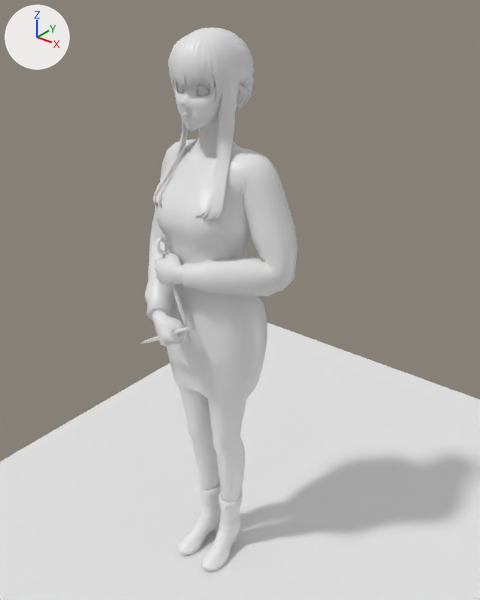
A saved change to the FBX model Julia-Launcher/Model/sketch2.fbx.
One viewpoint serves both versions: a camera (50 mm lens) standing at (1.189, -1.36, 1.847) and looking at (0.054, 0.059, 0.968). The axes (+X, +Y, +Z) are drawn at upper left. The lights are the same throughout. Both versions are drawn at the pose saved in each file; the numbers are the values there.

The first picture shows 'Body', 'Hair', 'Knfie1', 'Knife2', 'Leg', 'Plane.001'.
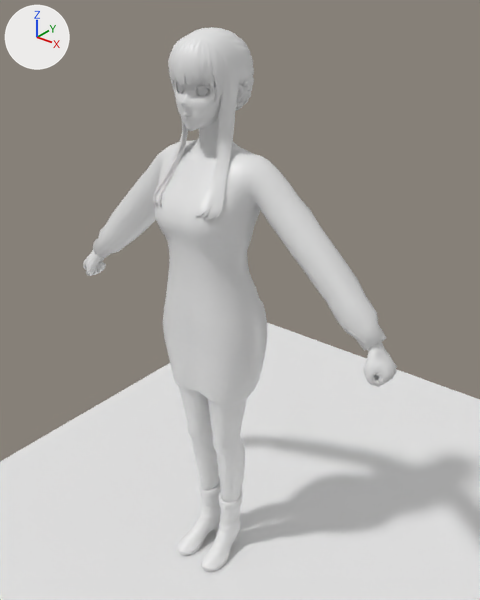
The change in detail:
Bone 'Arm.L' (bone_arm_l) turns from (3, 22, -26) to (0, -17, -1) degrees about its own x, y and z.
Bone 'Elbow.L' (bone_elbow_l) turns from (32, 15, -32) to (0, 0, 0) degrees about its own x, y and z.
Bone 'ND.LowerArm.L' (bone_nd_lowerarm_l) turns from (36, 10, -29) to (0, 0, 0) degrees about its own x, y and z.
Bone 'Hand.L' (bone_hand_l) turns from (-12, 16, -35) to (0, 17, -1) degrees about its own x, y and z.
Bone 'LowerArm2.L' (bone_lowerarm2_l) turns from (0, 20, 0) to (0, 0, 0) degrees about its own x, y and z.
Bone 'LowerArm3.L' (bone_lowerarm3_l) turns from (0, 25, 0) to (0, 0, 0) degrees about its own x, y and z.
Bone 'Arm.R' (bone_arm_r) turns from (8, -20, 32) to (-1, 41, 3) degrees about its own x, y and z.
Bone 'Elbow.R' (bone_elbow_r) turns from (20, -7, 21) to (0, 0, 0) degrees about its own x, y and z.
Bone 'ND.LowerArm.R' (bone_nd_lowerarm_r) turns from (22, -4, 18) to (0, 0, 0) degrees about its own x, y and z.
Bone 'Hand.R' (bone_hand_r) turns from (-22, -36, 31) to (-2, -41, 4) degrees about its own x, y and z.
Bone 'LowerArm2.R' (bone_lowerarm2_r) turns from (0, -33, 0) to (0, 0, 0) degrees about its own x, y and z.
Bone 'LowerArm3.R' (bone_lowerarm3_r) turns from (0, -41, 0) to (0, 0, 0) degrees about its own x, y and z.

Where the change shows, as pixel boxes (x1, y1, x2, y2) in the pictures (480 x 600 px):
'Body', posed (103% wider): before (144, 77, 298, 403); after (83, 77, 397, 403)
'Knfie1', no longer drawn: before (156, 237, 191, 345)
'Knife2', no longer drawn: before (139, 327, 192, 344)
bone 'Arm.L', root to tip: before (257, 171) to (283, 266); after (257, 171) to (318, 250)
bone 'Elbow.L', root to tip: before (283, 266) to (273, 275); after (318, 250) to (324, 263)
bone 'ND.LowerArm.L', root to tip: before (273, 275) to (227, 275); after (324, 263) to (349, 305)
bone 'Hand.L', root to tip: before (180, 275) to (160, 270); after (375, 347) to (389, 370)
bone 'LowerArm2.L', root to tip: before (242, 275) to (211, 275); after (340, 291) to (358, 319)
bone 'LowerArm3.L', root to tip: before (211, 275) to (180, 275); after (358, 319) to (375, 347)
bone 'Arm.R', root to tip: before (182, 155) to (166, 237); after (182, 155) to (144, 205)
bone 'Elbow.R', root to tip: before (166, 237) to (166, 249); after (144, 205) to (138, 212)
bone 'ND.LowerArm.R', root to tip: before (166, 249) to (162, 282); after (138, 212) to (118, 232)
bone 'Hand.R', root to tip: before (159, 317) to (165, 338); after (99, 251) to (90, 261)
bone 'LowerArm2.R', root to tip: before (164, 271) to (161, 293); after (124, 226) to (112, 239)
bone 'LowerArm3.R', root to tip: before (161, 293) to (159, 317); after (112, 239) to (99, 251)
